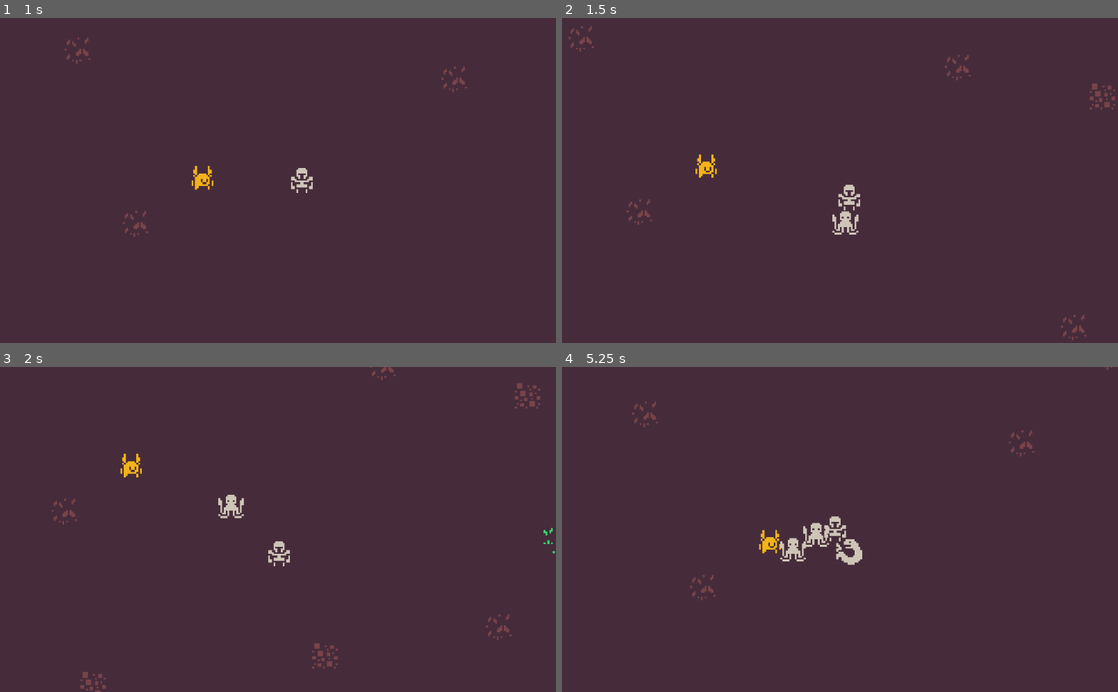
Above: before the commit, frames 1-4 (two rows, left to right).
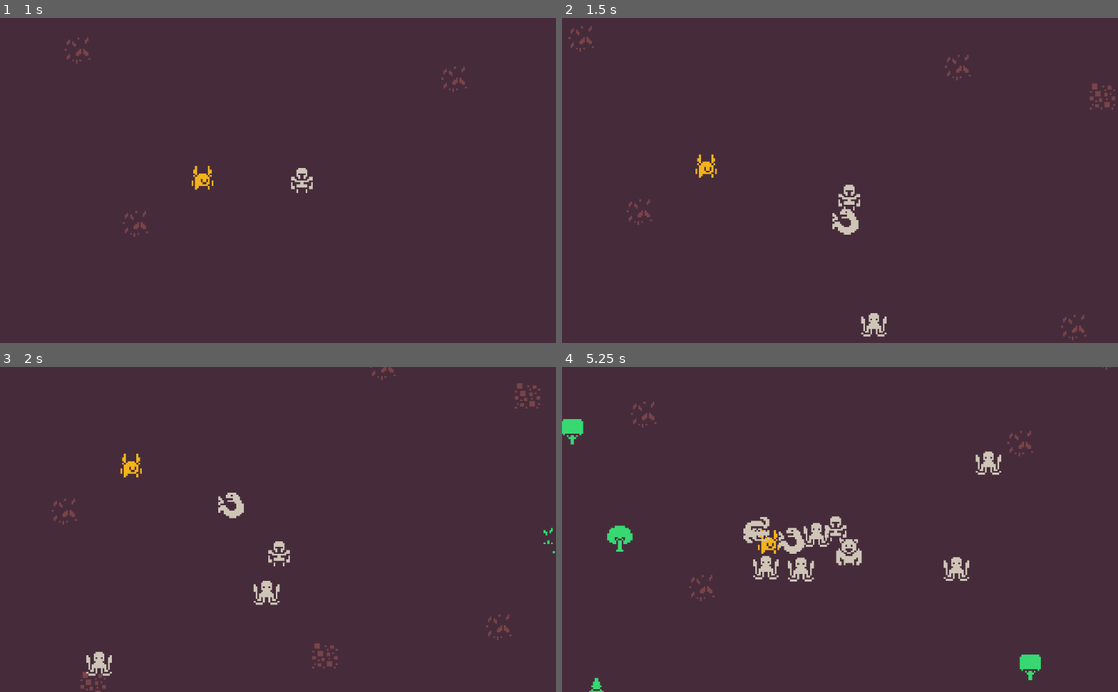
Above: after the commit, the same moments.

Repository: dsg-jam/LD46
Game: Godot game, scene res://assets/scenes/test.tscn
The game is run twice, just before and just after one commit, with the same random seed, the same clock (stepped at 60 frames per second) and the same inputs.
Inputs:
- Up to frame 1 (1 s): tap Enter at 0.5 s; hold Right (player_right) from 0.53 s (still down); tap F (player_mine) at 0.6 s
- Up to frame 2 (1.5 s): release Right (player_right) at 1.28 s; hold Down (player_down) from 1.28 s (still down); tap G (player_place_turret) at 1.35 s
- Up to frame 3 (2 s): keep holding Down (player_down)
- Up to frame 4 (5.25 s): release Down (player_down) at 2.03 s; hold Right (player_right) 2.03-2.78 s; tap F (player_mine) at 2.1, 3.6, 5.1 s; hold Up (player_up) 2.78-3.53 s; tap G (player_place_turret) at 2.85, 4.35 s; hold Left (player_left) 3.53-5.03 s; hold Down (player_down) from 5.03 s (still down)

Frame 1 is identical in both runs. In frame 2, 0.4% of the frame differs, in the area x 48-59%, y 58-99%; in frame 3, 0.6%; in frame 4, 2.6%, in the area x 0-99%, y 0-100%.
Error before the commit: Parse Error: The function "rand_selection_weighted" already exists in this class (at line 10). (res://assets/scripts/math_utils.gd:28)

Commit message:
remove old rand selection

Diff:
--- a/assets/scripts/math_utils.gd
+++ b/assets/scripts/math_utils.gd
@@ -23,18 +23,3 @@
 	var phi: float = rng.randf_range(0, TAU)
 
 	return Vector2(r * cos(phi), r * sin(phi))
-
-
-static func rand_selection_weighted(rng: RandomNumberGenerator, values: Dictionary):
-	var summed_values := []
-	var running_sum := 0
-	for key in values.keys():
-		running_sum += values[key]
-		summed_values.append([key, running_sum])
-
-	var selection := rng.randi_range(1, ceil(running_sum))
-	for tup in summed_values:
-		if selection <= tup[1]:
-			return tup[0]
-
-	return null
